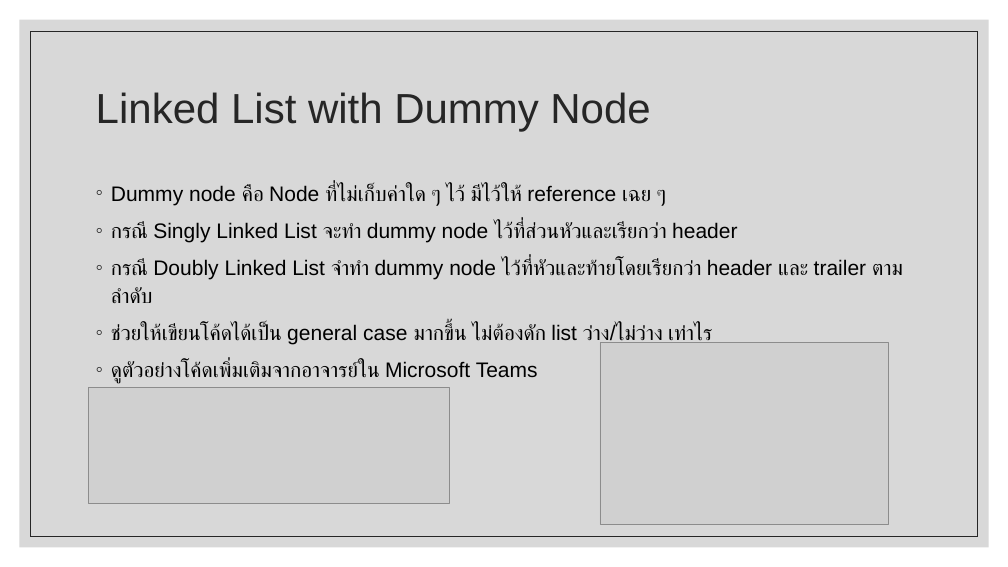
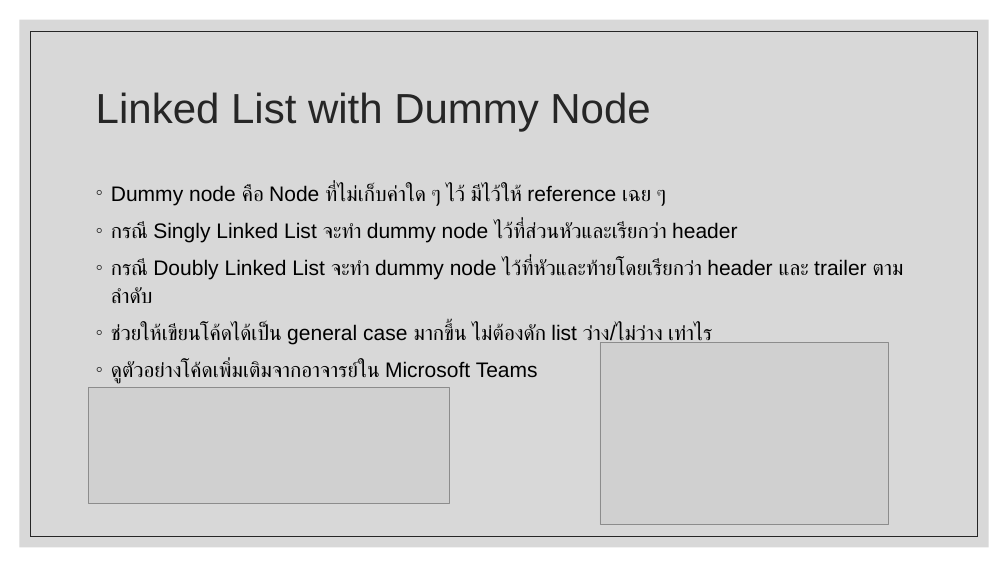
Before and after one commit to ApexTone/DataStructAlgo-Code-KMITL, a slide deck: slide 66 of Midterm/Data structure and Algorithm.pptx. Drawn at 1008x567 pixels with LibreOffice and Linux fonts; fonts in the diff are those of the drawing; grey boxes stand for pictures. Boxes give left, top, right and bottom in pixels: in the first picture for what was removed or moved away, otherwise in the second. Text is boxed around its words. In the diff, an @@ line names an element or a change of style, - is before the commit and + after.

```diff
--- a/Midterm/Data structure and Algorithm.pptx
+++ b/Midterm/Data structure and Algorithm.pptx
@@ text at [111,259,867,303]: text changed @@
-◦ กรณี Doubly Linked List จำทำ dummy node ไว้ที่หัวและท้ายโดยเรียกว่า header และ trailer ตามลำดับ
+◦ กรณี Doubly Linked List จะทำ dummy node ไว้ที่หัวและท้ายโดยเรียกว่า header และ trailer ตามลำดับ
```
Also in this commit, not shown: 81 other slides changed, 2 other files.
